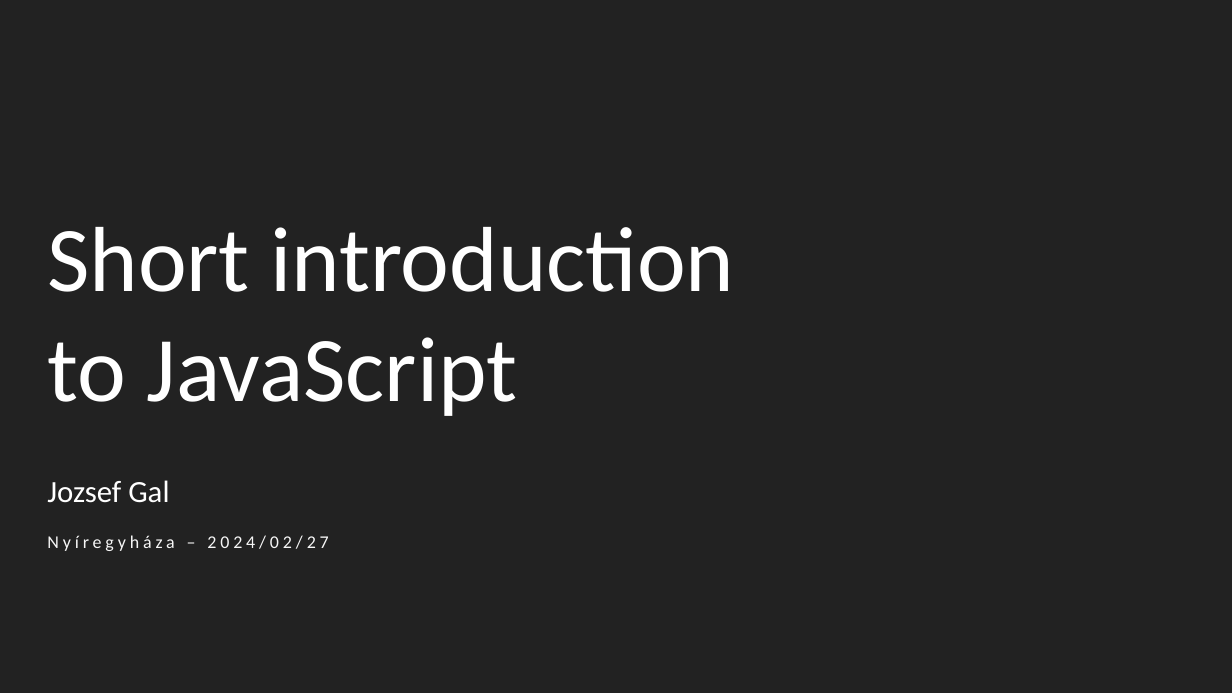
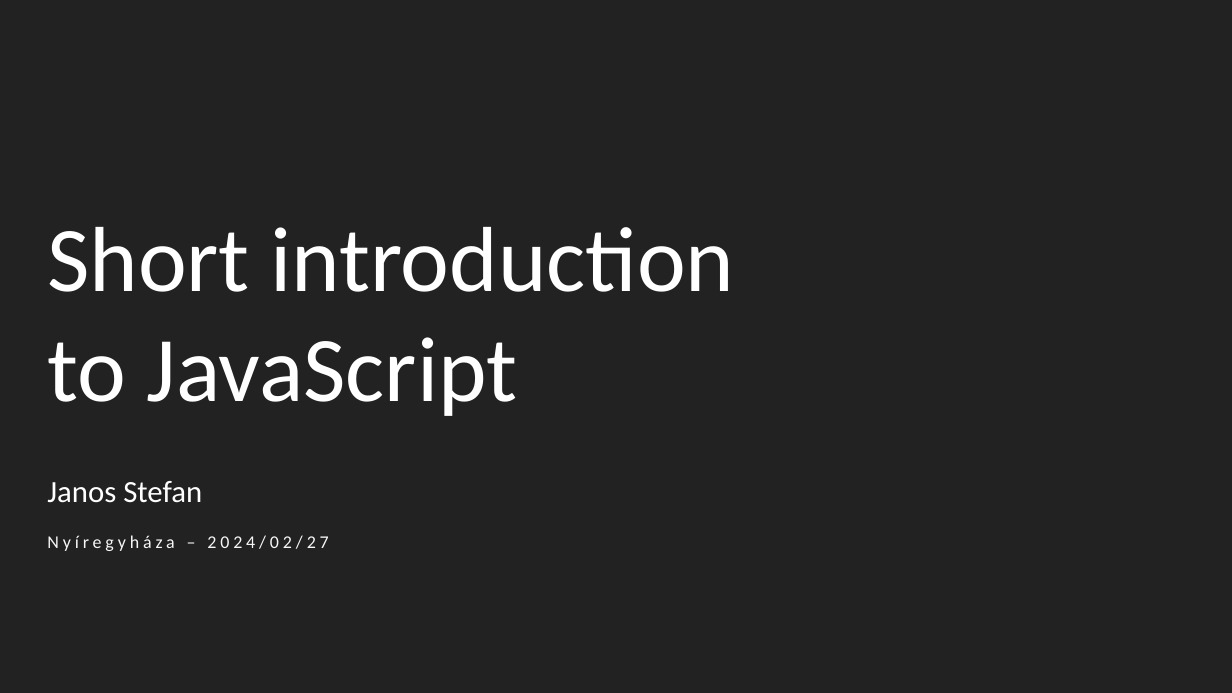
Before and after one commit to epam-nye-cooperation/epam-nye-webapp-2024, a slide deck: slide 1 of slides/02-js-basics.pptx. Drawn at 1232x693 pixels with LibreOffice and Linux fonts; fonts in the diff are those of the drawing; background and template pictures are left out. Boxes give left, top, right and bottom in pixels: in the first picture for what was removed or moved away, otherwise in the second. Text is boxed around its words. In the diff, an @@ line names an element or a change of style, - is before the commit and + after.

Commit message:
feat: lesson 4 examples, exercies and slide

```diff
--- a/slides/02-js-basics.pptx
+++ b/slides/02-js-basics.pptx
@@ text at (47, 481, 202, 503): text changed @@
-Jozsef Gal
+Janos Stefan
```
Also in this commit, not shown: 9 other files.
